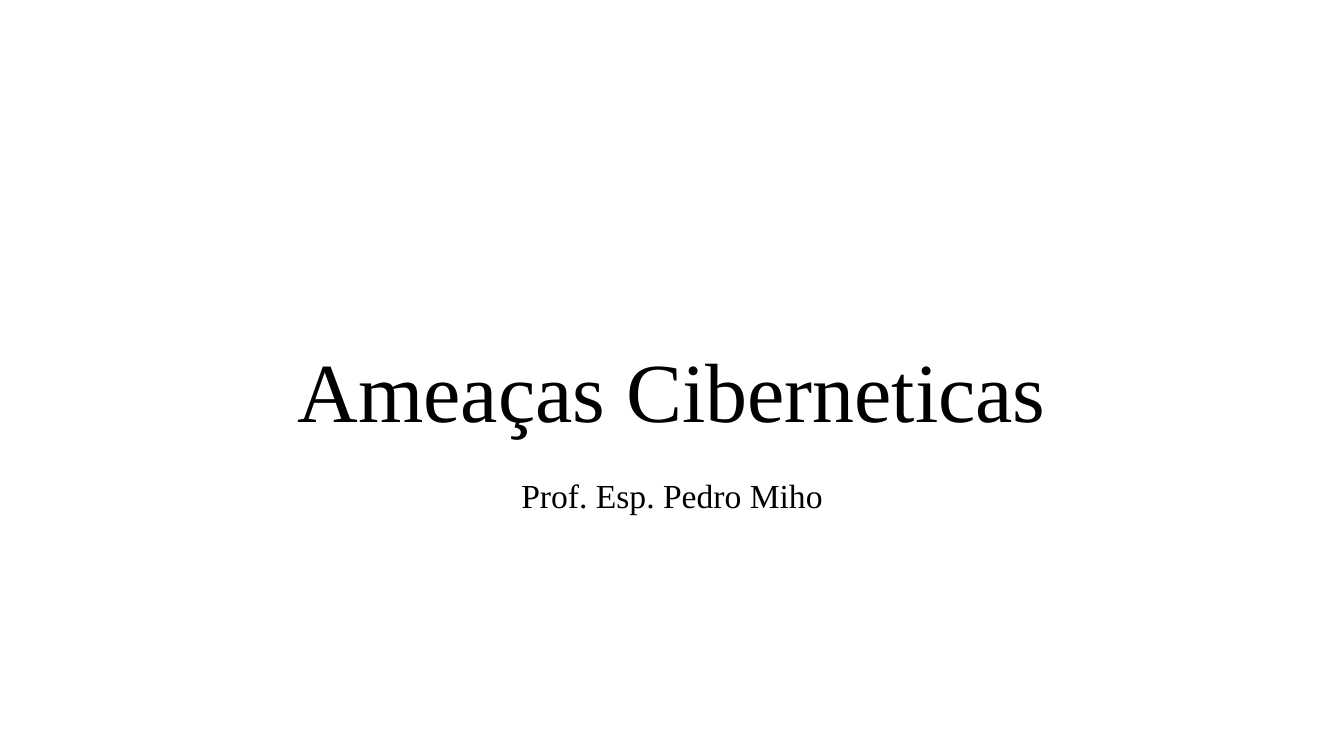
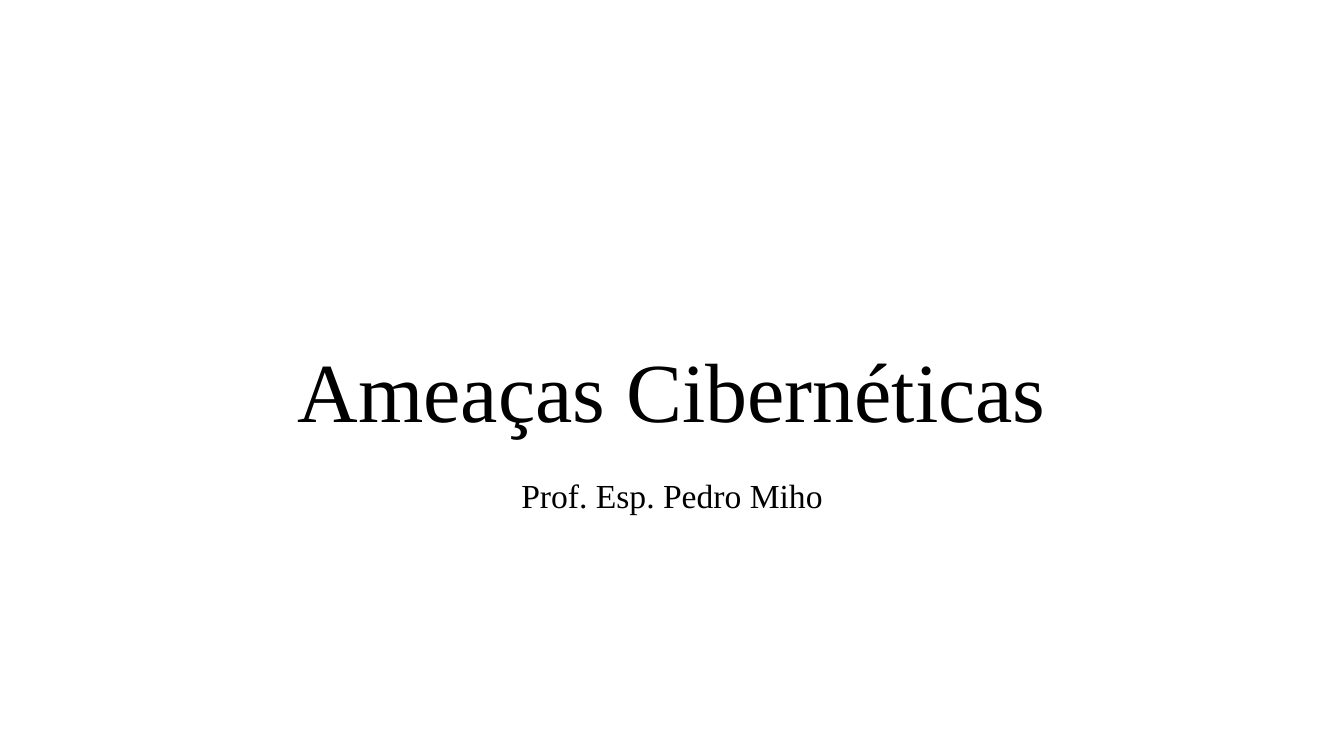
Before and after one commit to PedroMiho/UMC, a slide deck: slide 1 of Segurança da Informação/Aula 02 - Ameaças Ciberneticas/Ameaças Ciberneticas.pptx. Drawn at 1344x756 pixels with LibreOffice and Linux fonts; fonts in the diff are those of the drawing; background and template pictures are left out. Boxes give left, top, right and bottom in pixels: in the first picture for what was removed or moved away, otherwise in the second. Text is boxed around its words. In the diff, an @@ line names an element or a change of style, - is before the commit and + after.

```diff
--- a/Segurança da Informação/Aula 02 - Ameaças Ciberneticas/Ameaças Ciberneticas.pptx
+++ b/Segurança da Informação/Aula 02 - Ameaças Ciberneticas/Ameaças Ciberneticas.pptx
@@ title at box(298, 363, 1045, 437): text changed @@
-Ameaças Ciberneticas
+Ameaças Cibernéticas
```
Also in this commit, not shown: 5 other slides changed, 11 slides added, 15 other files.
